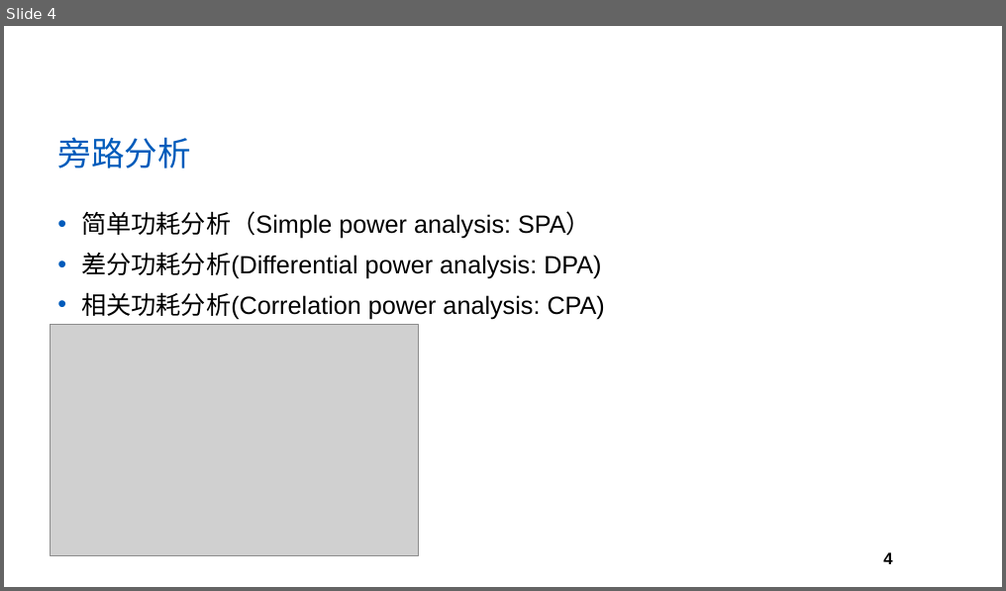
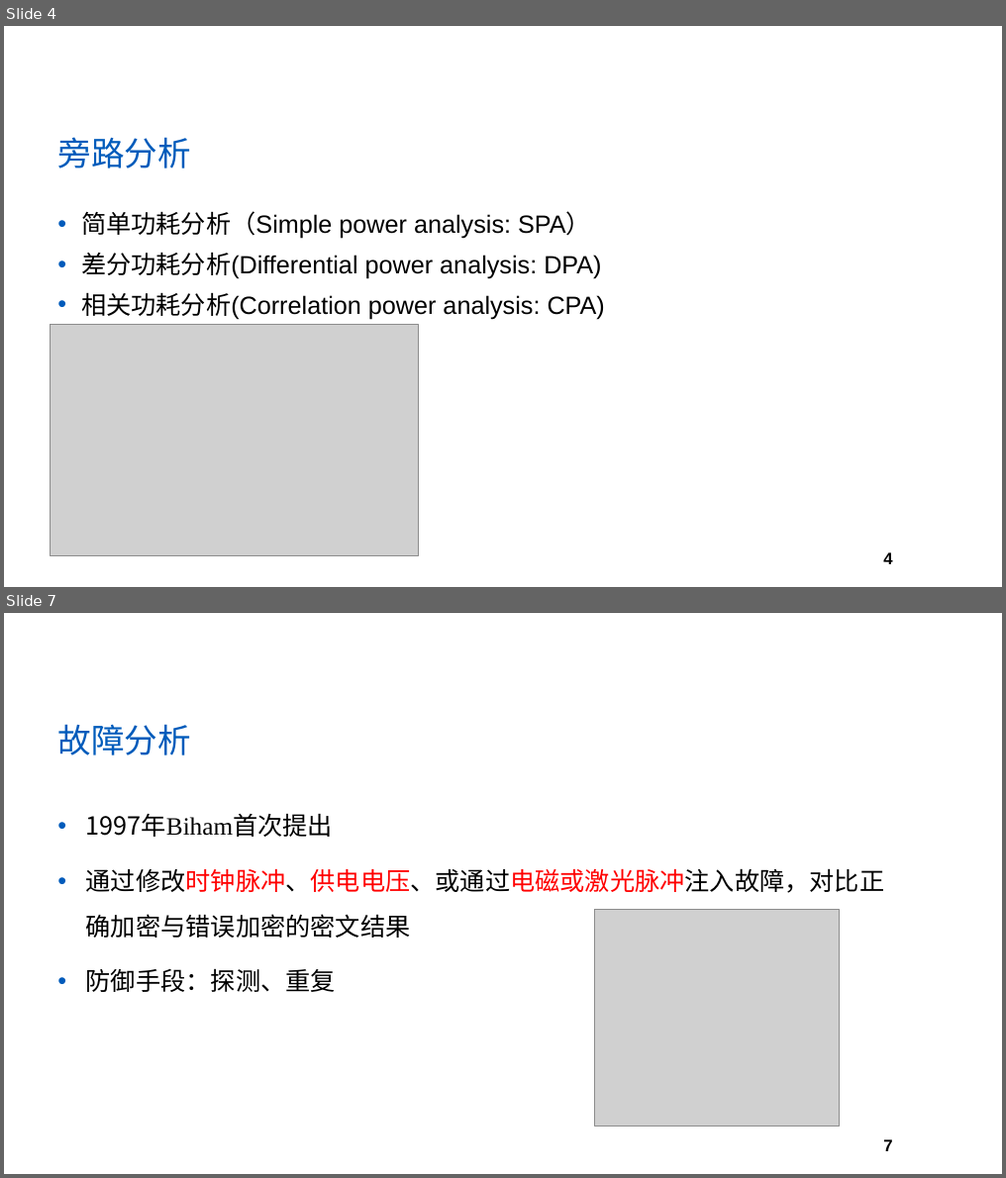
Before and after one commit to yberlin/hello-world, a slide deck: 网络与通信安全/PPT模板.pptx. Shown one above the other, each under a label of ours: slide 4 before the commit, slides 4 and 7 after it; the slides between them are not shown. The pictures are 1006x591 and 1006x1178 pixels, drawn with LibreOffice and Linux fonts; fonts in the diff are those of the drawing; grey boxes stand for pictures; background and template pictures are left out. Boxes give left, top, right and bottom in pixels: in the first picture for what was removed or moved away, otherwise in the second. Text is boxed around its words. In the diff, an @@ line names an element or a change of style, - is before the commit and + after.

```diff
--- a/网络与通信安全/PPT模板.pptx
+++ b/网络与通信安全/PPT模板.pptx
@@ slide 7 added at (x1=4, y1=613, x2=1002, y2=1174), background #FFFFFF; not listed: 1 template element that a slide beside it also shows @@
@@ title added at (x1=57, y1=724, x2=190, y2=756), 32 pt, text #005BBB @@
+故障分析
@@ text added at (x1=86, y1=814, x2=884, y2=992), 24 pt, text #000000 @@
+• 1997年Biham首次提出
+• 通过修改时钟脉冲、供电电压、或通过电磁或激光脉冲注入故障，对比正确加密与错误加密的密文结果
+• 防御手段：探测、重复
@@ picture added at (x1=595, y1=910, x2=841, y2=1127) @@
```
Also in this commit, not shown: 13 other slides added.
